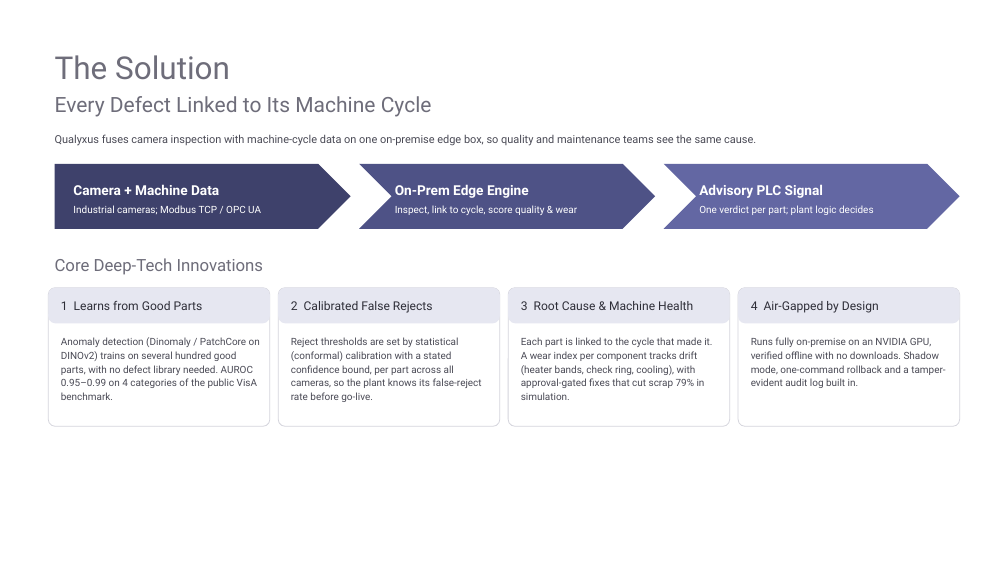
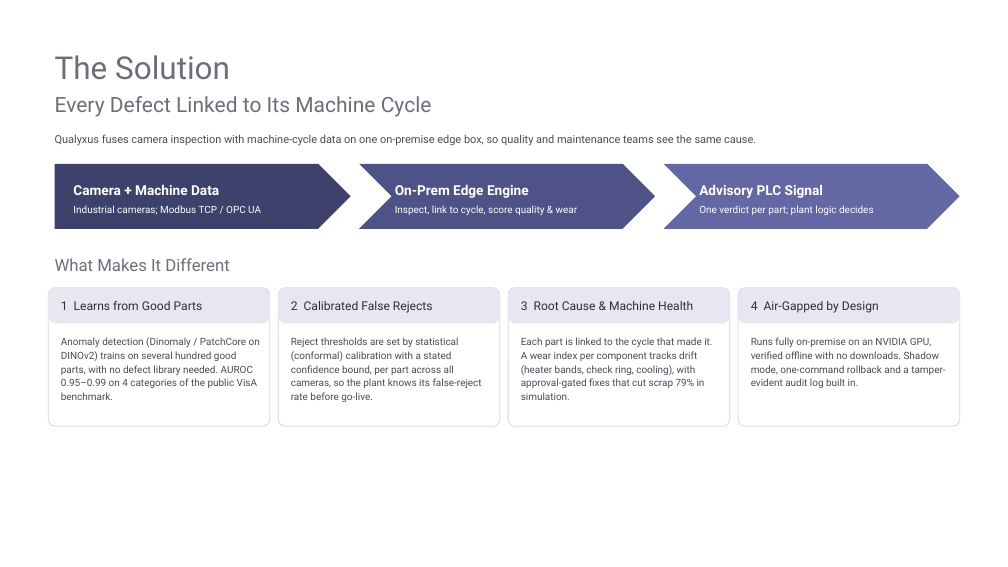
Before and after one commit to sengarutk/Qualyxus-MVP, a slide deck: slide 3 of QUALYXUS_EmergentVentures.pptx. Drawn at 1008x567 pixels with LibreOffice and Linux fonts; fonts in the diff are those of the drawing. Boxes give left, top, right and bottom in pixels: in the first picture for what was removed or moved away, otherwise in the second. Text is boxed around its words. In the diff, an @@ line names an element or a change of style, - is before the commit and + after.

```diff
--- a/QUALYXUS_EmergentVentures.pptx
+++ b/QUALYXUS_EmergentVentures.pptx
@@ text at box(55, 258, 230, 271): text changed @@
-Core Deep-Tech Innovations
+What Makes It Different
```
Also in this commit, not shown: 1 other slide changed, 1 other file.
